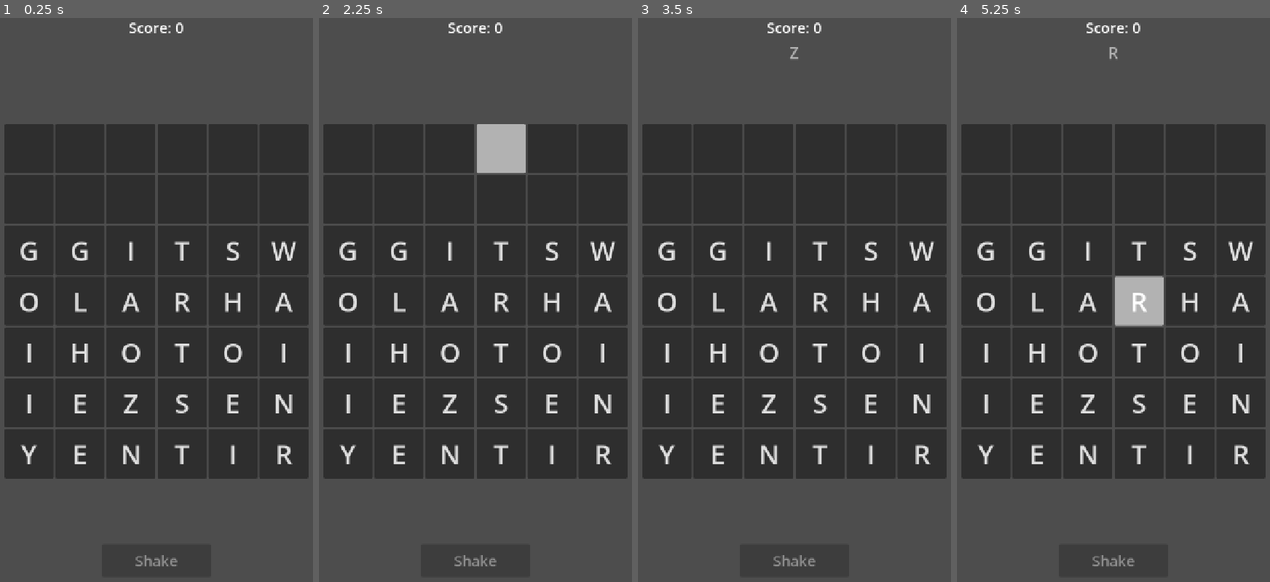
Above: before the commit, frames 1-4 (left to right).
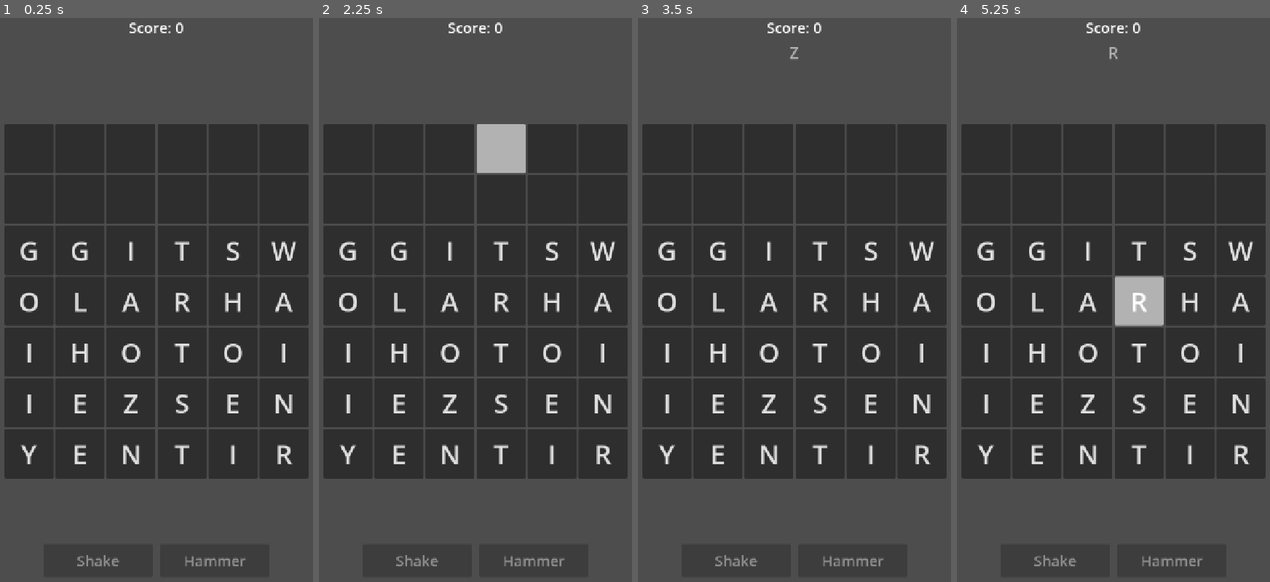
Above: after the commit, the same moments.

Repository: lux-sp4rk/wrdfall
Game: Godot game, scene res://scenes/LoomDrop.tscn
Two runs of this game, one before a commit and one after it. Both use one fixed random seed, a clock stepped at 60 frames per second and the inputs below.
Inputs (mouse positions are in pixels of both pictures, inside the frame that each line leads up to):
- Up to frame 1 (0.25 s): no input
- Up to frame 2 (2.25 s): tap Enter at 0.5, 2 s; move the mouse to (547, 266) at 0.52 s; click (547, 266) at 0.67 s; tap Space at 1.25 s; move the mouse to (409, 328) at 1.27 s; click (409, 328) at 1.42 s; move the mouse to (506, 170) at 2.02 s; click (506, 170) at 2.17 s
- Up to frame 3 (3.5 s): tap Space at 2.75 s; move the mouse to (778, 412) at 2.77 s; click (778, 412) at 2.92 s
- Up to frame 4 (5.25 s): tap Enter at 3.5 s; move the mouse to (1210, 384) at 3.52 s; click (1210, 384) at 3.67 s; tap Escape at 4.15 s; tap Space at 4.25 s; move the mouse to (1016, 209) at 4.27 s; click (1016, 209) at 4.42 s; move the mouse to (1129, 294) at 5.02 s; click (1129, 294) at 5.17 s

The runs differ from the first frame. In frame 1, 0.4% of the frame differs, in the area x 24-79%, y 95-98%; in frame 2, 0.4%; in frame 3, 0.4%; in frame 4, 0.4%.

Commit message:
feat: add Hammer power-up to destroy tiles (Issue #37)
Implements the Hammer power-up feature requested by Giselle:
- Click Hammer button (costs 3 points) to enter targeting mode
- Click any letter tile to destroy it
- ESC key cancels targeting mode
- Button toggles to "Cancel" when active
- Validates tile selection (prevents destroying empty cells)
- Applies gravity and checks win conditions after destruction
- Integrated with rescue word system
- UI: Added HammerButton to ActionButtons HBoxContainer

Closes #37

Co-Authored-By: Claude Sonnet 4.5 <noreply@anthropic.com>

Diff:
--- a/godot/scenes/LoomDrop.tscn
+++ b/godot/scenes/LoomDrop.tscn
@@ -57,8 +57,10 @@
 custom_minimum_size = Vector2(0, 4)
 layout_mode = 2
 
-[node name="ActionButtons" type="CenterContainer" parent="MarginContainer/VBox"]
+[node name="ActionButtons" type="HBoxContainer" parent="MarginContainer/VBox"]
 layout_mode = 2
+alignment = 1
+theme_override_constants/separation = 16
 
 [node name="ShakeButton" type="Button" parent="MarginContainer/VBox/ActionButtons"]
 unique_name_in_owner = true
@@ -66,3 +68,10 @@
 layout_mode = 2
 theme_override_font_sizes/font_size = 32
 text = "Shake"
+
+[node name="HammerButton" type="Button" parent="MarginContainer/VBox/ActionButtons"]
+unique_name_in_owner = true
+custom_minimum_size = Vector2(240, 72)
+layout_mode = 2
+theme_override_font_sizes/font_size = 32
+text = "Hammer"
--- a/godot/scripts/LoomDrop.gd
+++ b/godot/scripts/LoomDrop.gd
@@ -5,17 +5,20 @@
 @onready var word_label: Label = %"WordLabel"
 @onready var score_label: Label = %"ScoreLabel"
 @onready var shake_button: Button = %"ShakeButton"
+@onready var hammer_button: Button = %"HammerButton"
 
 const ROWS: int = 7
 const COLS: int = 6
 const MIN_WORD_LENGTH: int = 3
 const INITIAL_FILL_ROWS: int = 5
 const SHAKE_COST: int = 3
+const HAMMER_COST: int = 3
 
 var grid: Array = []       # 2D [row][col] of String
 var buttons: Array = []    # 2D [row][col] of Button
 var selected_path: Array = []  # Array of Vector2i (x=col, y=row)
 var is_selecting: bool = false
+var is_hammer_targeting: bool = false
 var score: int = 0
 
 var dictionary: DictionaryService
@@ -66,10 +69,12 @@
 	_initialize_grid()
 	_update_score_display()
 	_update_shake_button()
+	_update_hammer_button()
 	_start_drop_timer()
 
 	# Connect buttons
 	shake_button.pressed.connect(_on_shake_pressed)
+	hammer_button.pressed.connect(_on_hammer_pressed)
 
 	# Dynamic grid sizing
 	grid_center.resized.connect(_resize_grid)
@@ -323,11 +328,22 @@
 func _input(event: InputEvent) -> void:
 	if game_over:
 		return
+
+	# Cancel hammer targeting with ESC
+	if event is InputEventKey and event.pressed and event.keycode == KEY_ESCAPE:
+		if is_hammer_targeting:
+			_cancel_hammer_targeting()
+			return
+
 	if event is InputEventMouseButton and event.button_index == MOUSE_BUTTON_LEFT:
 		if event.pressed:
 			var cell := _cell_at(event.global_position)
 			if cell != Vector2i(-1, -1):
-				_start_selection(cell)
+				# Handle hammer targeting mode
+				if is_hammer_targeting:
+					_handle_hammer_targeting(cell)
+				else:
+					_start_selection(cell)
 		elif is_selecting:
 			_end_selection()
 	elif event is InputEventMouseMotion and is_selecting:
@@ -405,6 +421,7 @@
 	score += points
 	_update_score_display()
 	_update_shake_button()
+	_update_hammer_button()
 	word_label.text = "+%d" % points
 
 	# Clear the selected cells
@@ -455,6 +472,7 @@
 	score -= SHAKE_COST
 	_update_score_display()
 	_update_shake_button()
+	_update_hammer_button()
 	_shake_grid()
 	word_label.text = "Grid shaken! (-%d)" % SHAKE_COST
 
@@ -506,6 +524,73 @@
 		return
 
 	# After shaking, check if we need a rescue word
+	if not _find_any_word_on_grid():
+		_plan_rescue_word()
+	else:
+		_clear_rescue()
+
+
+# --- Hammer Button ---
+
+func _on_hammer_pressed() -> void:
+	if game_over:
+		return
+
+	# If already in targeting mode, cancel it
+	if is_hammer_targeting:
+		_cancel_hammer_targeting()
+		return
+
+	if score < HAMMER_COST:
+		word_label.text = "Need %d points for hammer!" % HAMMER_COST
+		return
+
+	# Enter targeting mode
+	is_hammer_targeting = true
+	_update_hammer_button()
+	word_label.text = "Click a tile to destroy it (ESC to cancel)"
+
+
+func _cancel_hammer_targeting() -> void:
+	is_hammer_targeting = false
+	_update_hammer_button()
+	word_label.text = "Hammer canceled"
+
+
+func _handle_hammer_targeting(cell: Vector2i) -> void:
+	# Check if the cell has a letter
+	if grid[cell.y][cell.x] == "":
+		word_label.text = "Empty tile! Click a letter"
+		return
+
+	# Deduct the cost
+	score -= HAMMER_COST
+	_update_score_display()
+	_update_shake_button()
+	_update_hammer_button()
+
+	# Destroy the tile
+	grid[cell.y][cell.x] = ""
+	word_label.text = "Tile destroyed! (-%d)" % HAMMER_COST
+
+	# Exit targeting mode
+	is_hammer_targeting = false
+
+	# Apply gravity to settle letters
+	_apply_gravity()
+	_update_grid_display()
+
+	# Check for win conditions
+	if _is_grid_empty():
+		_trigger_win()
+		return
+
+	# Win if there are letters but no valid words remain
+	if not _is_grid_empty() and not _find_any_word_on_grid():
+		_trigger_win()
+		return
+
+	# After destroying, check if we need a rescue word
 	if not _find_any_word_on_grid():
 		_plan_rescue_word()
 	else:
@@ -654,3 +739,12 @@
 
 func _update_shake_button() -> void:
 	shake_button.disabled = score < SHAKE_COST
+
+
+func _update_hammer_button() -> void:
+	if is_hammer_targeting:
+		hammer_button.text = "Cancel"
+		hammer_button.disabled = false
+	else:
+		hammer_button.text = "Hammer"
+		hammer_button.disabled = score < HAMMER_COST
